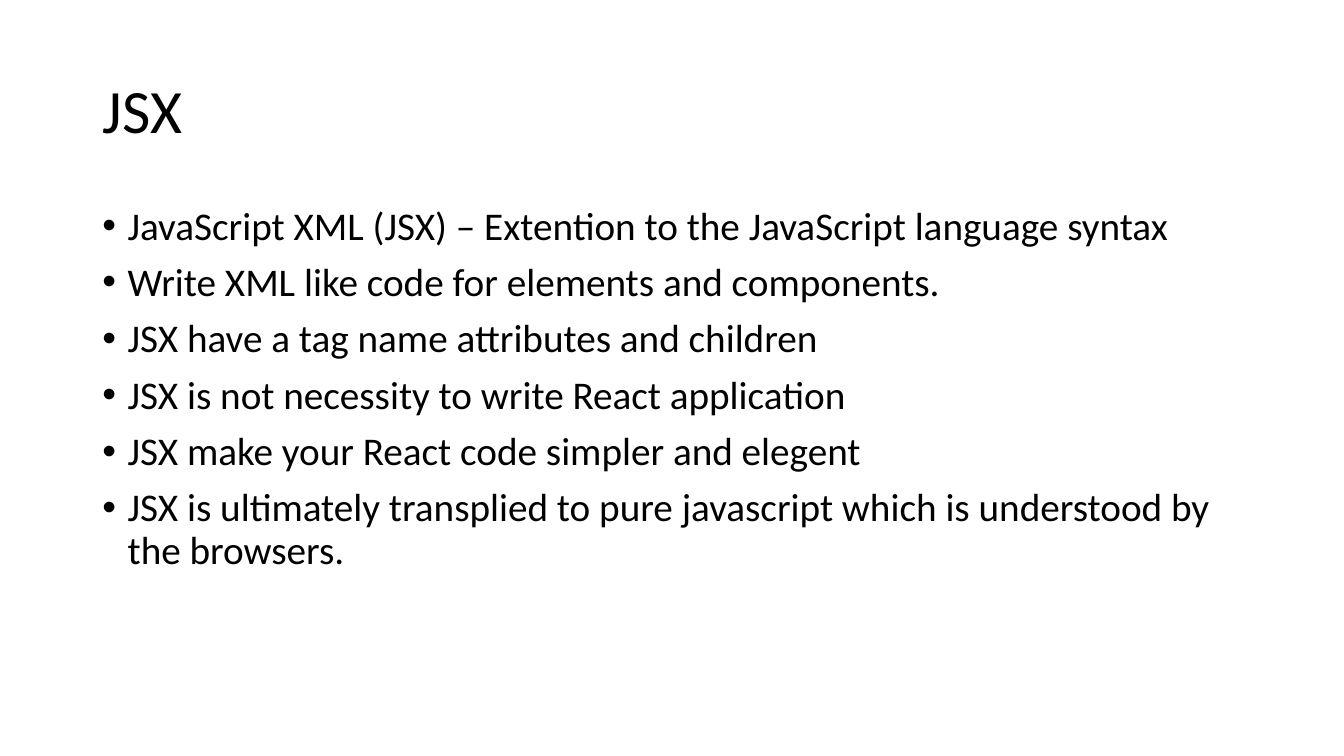
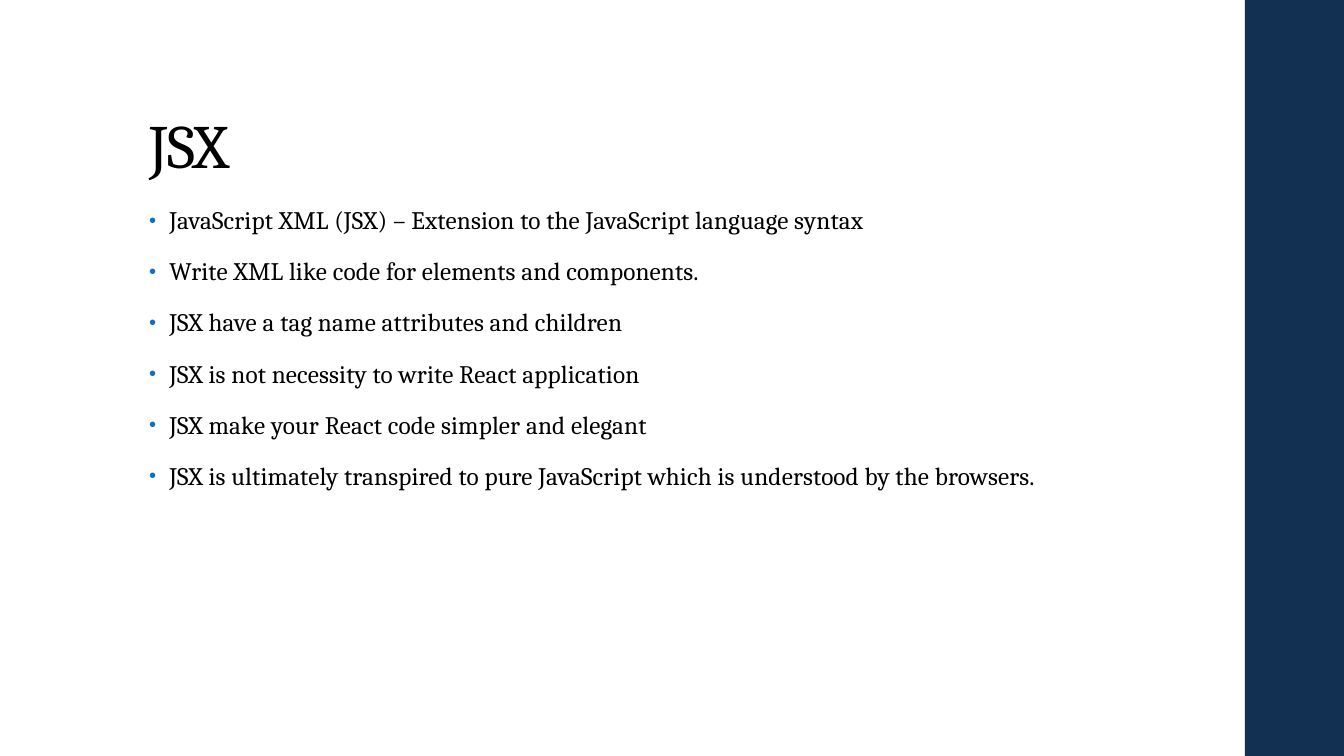
Before and after one commit to Prasundas99/Web-Development-Traning, a slide deck: slide 15 of 14.React/React.pptx. Drawn at 1344x756 pixels with LibreOffice and Linux fonts; fonts in the diff are those of the drawing. Boxes give left, top, right and bottom in pixels: in the first picture for what was removed or moved away, otherwise in the second. Text is boxed around its words. In the diff, an @@ line names an element or a change of style, - is before the commit and + after.

```diff
--- a/14.React/React.pptx
+++ b/14.React/React.pptx
@@ rectangle added at [1245, 0, 1344, 756], fill #113052 @@
@@ title "JSX": place and size @@
-title "JSX" at [102, 93, 182, 134]
+title "JSX" at [149, 126, 229, 180]
@@ title "JSX" at [149, 126, 229, 180]: font Calibri to Cambria, letter spacing 0 to -0.5 pt; vertical alignment middle to bottom @@
@@ text "JavaScript XML (JSX) – Extension ...": place and size @@
-text "JavaScript XML (JSX) – Extension ..." at [128, 211, 1209, 565]
+text "JavaScript XML (JSX) – Extension ..." at [169, 211, 1035, 491]
@@ text at [169, 211, 863, 235]: text changed; size 28 to 18 pt; font Calibri to Cambria @@
-• JavaScript XML (JSX) – Extention to the JavaScript language syntax
+• JavaScript XML (JSX) – Extension to the JavaScript language syntax
@@ text at [169, 262, 698, 389]: size 28 to 18 pt, font Calibri to Cambria, letter spacing 0 to 0.1 pt in "Write XML like code for elements and ...", "JSX have a tag name attributes and ...", "JSX is not necessity to write React ..."; indent changed; line spacing 0.9 to 0.95; more space between paragraphs @@
@@ text at [169, 416, 1035, 491]: text changed; size 28 to 18 pt; font Calibri to Cambria @@
-• JSX make your React code simpler and elegent
-• JSX is ultimately transplied to pure javascript which is understood by the browsers.
+• JSX make your React code simpler and elegant
+• JSX is ultimately transpired to pure JavaScript which is understood by the browsers.
```
Also in this commit, not shown: 13 other slides changed, 3 slides added, 3 slides removed, 10 other files.
